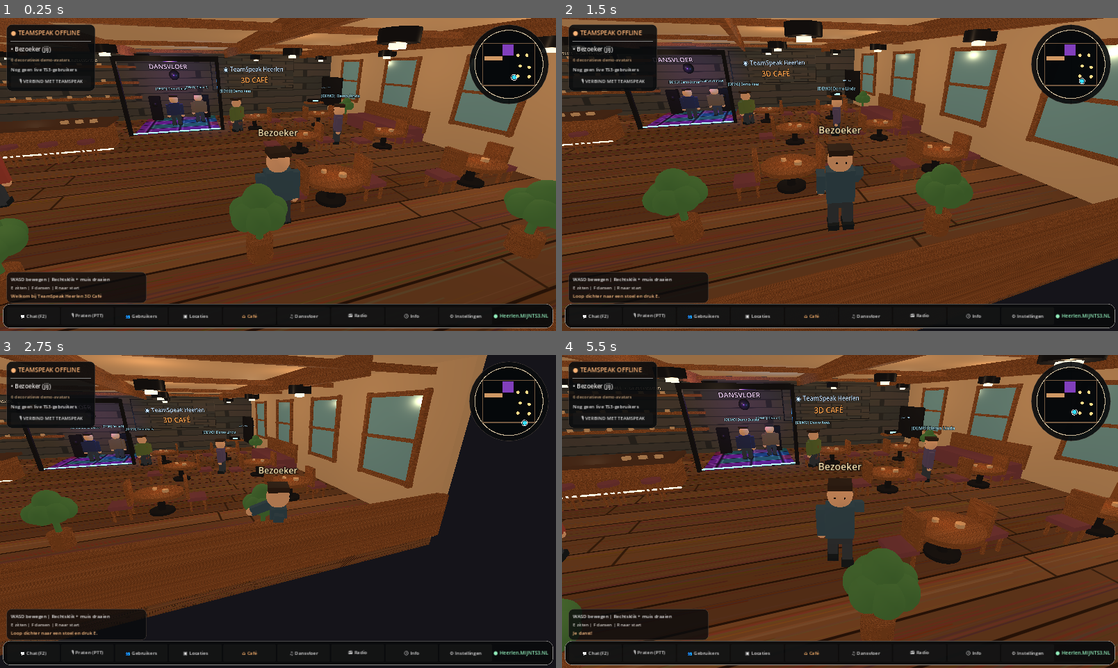
Above: before the commit, frames 1-4 (two rows, left to right).
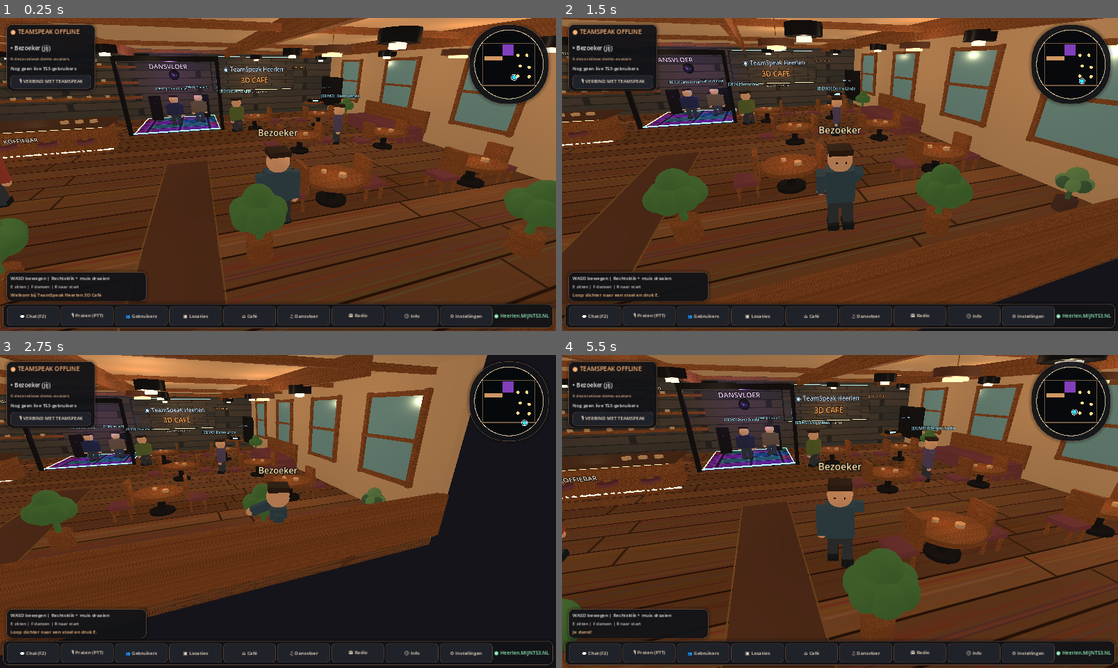
Above: after the commit, the same moments.

Repository: michiel66/TS-Heerlen-3D-Cafe
Game: Godot game, scene res://scenes/main.tscn
Same seed, same stepped clock (60 frames per second), same inputs: the game is played once before the commit and once after it.
Inputs (mouse positions are in pixels of both pictures, inside the frame that each line leads up to):
- Up to frame 1 (0.25 s): no input
- Up to frame 2 (1.5 s): tap Enter at 0.5 s; move the mouse to (962, 158) at 0.52 s; hold D (move_right) 0.53-1.28 s; hold F (emote) 0.53-1.28 s; click (962, 158) at 0.67 s; move the mouse to (728, 190) at 1.27 s; hold S (move_backward) from 1.28 s (still down); tap E (interact) at 1.35 s
- Up to frame 3 (2.75 s): move the mouse to (333, 442) at 2.02 s; release S (move_backward) at 2.03 s; hold D (move_right) from 2.03 s (still down); tap V at 2.1 s
- Up to frame 4 (5.5 s): move the mouse to (812, 574) at 2.77 s; release D (move_right) at 2.78 s; hold W (move_forward) 2.78-3.53 s; tap F (emote) at 2.85 s; click (812, 574) at 2.92 s; move the mouse to (1006, 558) at 3.52 s; hold E (interact) 3.53-4.28 s; hold A (move_left) 3.53-5.03 s; move the mouse to (673, 464) at 4.27 s; tap V at 4.35 s; move the mouse to (867, 511) at 5.02 s; hold S (move_backward) from 5.03 s (still down); hold F (emote) from 5.03 s (still down); click (867, 511) at 5.17 s

The runs differ from the first frame. In frame 1, 6.5% of the frame differs, in the area x 0-100%, y 0-100%; in frame 2, 6.5%; in frame 3, 4.7%; in frame 4, 5.9%.

Commit message:
Add files via upload

Diff:
--- a/scenes/main.tscn
+++ b/scenes/main.tscn
@@ -1,6 +1,7 @@
-[gd_scene load_steps=2 format=3]
+[gd_scene load_steps=3 format=3]
 
 [ext_resource type="Script" path="res://scripts/main.gd" id="1_main"]
+[ext_resource type="Script" path="res://scripts/cafe_look.gd" id="2_look"]
 
 [node name="TeamSpeakHeerlenCafe" type="Node3D"]
 script = ExtResource("1_main")
@@ -29,3 +30,6 @@
 text = "TEAMSpeak HEERLEN 3D CAFE\n\nDe 3D-wereld is niet gestart.\nGebruik de nieuwste v0.2.1 Setup.exe.\nAls dit scherm blijft staan, meld de fout bij GitHub."
 horizontal_alignment = 1
 vertical_alignment = 1
+
+[node name="CafeLookUpgrade" type="Node3D" parent="."]
+script = ExtResource("2_look")
--- /dev/null
+++ b/scripts/cafe_look.gd
@@ -0,0 +1,207 @@
+extends Node3D
+## TeamSpeak Heerlen 3D Café – uiterlijke update v0.5
+## Staat los van TeamSpeak, online gebruikers, microfoon en PTT.
+## Gebruikt uitsluitend Godot 4.x-procedurele vormen en materialen.
+
+const DARK := Color("171b22")
+const PANEL := Color("20222a")
+const AMBER := Color("ffae58")
+const BRASS := Color("c58d4d")
+const WARM_WHITE := Color("f6e3c9")
+
+var glow_time := 0.0
+var decorative_lights: Array[OmniLight3D] = []
+
+func _ready() -> void:
+    # Het hoofdscript maakt de caféwereld en HUD in zijn eigen _ready().
+    # Met call_deferred komen wij er pas daarna aan.
+    call_deferred("_install")
+
+func _install() -> void:
+    var game := get_parent()
+    var cafe := game.get_node_or_null("CafeWorld") as Node3D
+    var hud := game.get_node_or_null("CafeHUD") as CanvasLayer
+
+    if cafe != null:
+        _decorate_cafe(cafe)
+    if hud != null:
+        _restyle_hud(hud)
+
+    print("HEERLEN LOOK v0.5: decoratie en bediening geladen")
+
+func _material(color: Color, metallic: float = 0.0, shine: float = 0.0) -> StandardMaterial3D:
+    var result := StandardMaterial3D.new()
+    result.albedo_color = color
+    result.metallic = metallic
+    result.roughness = 0.42 if metallic > 0.0 else 0.79
+    if shine > 0.0:
+        result.emission_enabled = true
+        result.emission = color
+        result.emission_energy_multiplier = shine
+    return result
+
+func _box(world: Node3D, position: Vector3, size: Vector3, mat: Material) -> void:
+    var part := MeshInstance3D.new()
+    var mesh := BoxMesh.new()
+    mesh.size = size
+    part.mesh = mesh
+    part.material_override = mat
+    part.position = position
+    world.add_child(part)
+
+func _cylinder(world: Node3D, position: Vector3, radius: float, height: float, mat: Material) -> void:
+    var part := MeshInstance3D.new()
+    var mesh := CylinderMesh.new()
+    mesh.top_radius = radius
+    mesh.bottom_radius = radius
+    mesh.height = height
+    part.mesh = mesh
+    part.material_override = mat
+    part.position = position
+    world.add_child(part)
+
+func _sphere(world: Node3D, position: Vector3, radius: float, mat: Material) -> void:
+    var part := MeshInstance3D.new()
+    var mesh := SphereMesh.new()
+    mesh.radius = radius
+    mesh.height = 2.0 * radius
+    part.mesh = mesh
+    part.material_override = mat
+    part.position = position
+    world.add_child(part)
+
+func _sign(world: Node3D, message: String, position: Vector3, font_size: int, ink: Color) -> void:
+    var label := Label3D.new()
+    label.text = message
+    label.font_size = font_size
+    label.pixel_size = 0.007
+    label.outline_size = 10
+    label.modulate = ink
+    label.position = position
+    world.add_child(label)
+
+func _warm_light(world: Node3D, pos: Vector3, strength: float, distance: float) -> void:
+    var lamp := OmniLight3D.new()
+    lamp.position = pos
+    lamp.light_color = Color("ffbd80")
+    lamp.light_energy = strength
+    lamp.omni_range = distance
+    lamp.shadow_enabled = false
+    world.add_child(lamp)
+    decorative_lights.append(lamp)
+
+func _plant(world: Node3D, pos: Vector3, scale: float) -> void:
+    var pot := _material(Color("4b342d"))
+    var leaves := _material(Color("416649"))
+    var highlights := _material(Color("64905e"))
+    _cylinder(world, pos + Vector3(0, 0.25 * scale, 0), 0.32 * scale, 0.46 * scale, pot)
+    _cylinder(world, pos + Vector3(0, 0.68 * scale, 0), 0.07 * scale, 0.62 * scale, leaves)
+    for i in range(7):
+        var angle := float(i) * TAU / 7.0
+        var offset := Vector3(cos(angle), 0.0, sin(angle)) * 0.30 * scale
+        _sphere(world, pos + Vector3(0, 1.09 * scale, 0) + offset, 0.22 * scale, leaves if i % 2 == 0 else highlights)
+    _sphere(world, pos + Vector3(0, 1.34 * scale, 0), 0.30 * scale, highlights)
+
+func _decorate_cafe(world: Node3D) -> void:
+    var brass := _material(BRASS, 0.65)
+    var wood := _material(Color("573628"))
+    var velvet := _material(Color("542c37"))
+    var gold_light := _material(AMBER, 0.0, 2.1)
+    var blue_light := _material(Color("48a8ff"), 0.0, 2.5)
+    var cream := _material(Color("e5cba2"))
+
+    # Warme lichtlijnen langs de voorkant van de koffiebar.
+    _box(world, Vector3(-7.45, 1.17, -1.84), Vector3(7.9, 0.045, 0.045), gold_light)
+    _box(world, Vector3(-7.45, 0.16, -1.84), Vector3(7.9, 0.035, 0.035), brass)
+    _sign(world, "☕  HEERLEN  •  KOFFIEBAR", Vector3(-7.3, 0.80, -1.835), 31, WARM_WHITE)
+
+    # Extra warme details bij de trap-/barstools.
+    for x in [-10.4, -9.1, -7.8, -6.5, -5.2, -3.9]:
+        _cylinder(world, Vector3(x, 0.84, -0.95), 0.295, 0.025, velvet)
+        _cylinder(world, Vector3(x, 0.89, -0.95), 0.12, 0.012, brass)
+
+    # Decoratief looppad vanuit de ingang richting bar.
+    _box(world, Vector3(0.0, 0.003, 4.35), Vector3(1.55, 0.014, 7.4), wood)
+    _box(world, Vector3(-0.80, 0.014, 4.35), Vector3(0.028, 0.016, 7.4), brass)
+    _box(world, Vector3(0.80, 0.014, 4.35), Vector3(0.028, 0.016, 7.4), brass)
+
+    # Tegenlicht achter het bestaande TeamSpeak Heerlen-bord.
+    _box(world, Vector3(5.15, 4.28, -9.59), Vector3(6.0, 0.042, 0.035), blue_light)
+    _box(world, Vector3(5.15, 1.93, -9.59), Vector3(6.0, 0.042, 0.035), gold_light)
+    _sign(world, "LIVE VOICE  •  TEAMSPEAK", Vector3(5.15, 1.73, -9.55), 23, WARM_WHITE)
+    _warm_light(world, Vector3(5.15, 3.25, -8.6), 0.68, 4.0)
+
+    # Twee extra hanglampen bij de zithoek, met metalen frame.
+    for x in [4.1, 8.3]:
+        _cylinder(world, Vector3(x, 4.32, 4.6), 0.012, 0.55, brass)
+        _cylinder(world, Vector3(x, 4.01, 4.6), 0.46, 0.16, wood)
+        _cylinder(world, Vector3(x, 3.89, 4.6), 0.25, 0.07, gold_light)
+        _warm_light(world, Vector3(x, 3.83, 4.6), 0.75, 4.0)
+
+    # Decoratieve raamlichtstroken; geen wijzigingen aan botsingen.
+    for z in [-6.5, -1.5, 3.5, 7.8]:
+        _box(world, Vector3(11.70, 3.98, z), Vector3(0.06, 0.04, 2.26), brass)
+
+    # Kamerplanten op plekken buiten de hoofdlooppaden.
+    _plant(world, Vector3(-10.85, 0.0, 8.65), 0.72)
+    _plant(world, Vector3(10.72, 0.0, 8.65), 0.74)
+    _plant(world, Vector3(-10.85, 0.0, -7.2), 0.64)
+
+    # Randverlichting langs de dansvloer.
+    _box(world, Vector3(-0.6, 0.10, -9.53), Vector3(4.75, 0.045, 0.045), blue_light)
+    _box(world, Vector3(-2.98, 0.10, -7.2), Vector3(0.045, 0.045, 4.5), gold_light)
+    _box(world, Vector3(1.78, 0.10, -7.2), Vector3(0.045, 0.045, 4.5), blue_light)
+
+    # Borden boven de radiohoek.
+    _sign(world, "27MC  •  ON AIR", Vector3(8.92, 3.55, -9.65), 24, AMBER)
+    _cylinder(world, Vector3(9.65, 1.18, -8.4), 0.10, 0.12, brass)
+    _cylinder(world, Vector3(9.95, 1.18, -8.4), 0.10, 0.12, brass)
+    _cylinder(world, Vector3(10.25, 1.18, -8.4), 0.10, 0.12, brass)
+
+func _style_box(fill: Color, edge: Color, radius: int = 12, border: int = 1) -> StyleBoxFlat:
+    var s := StyleBoxFlat.new()
+    s.bg_color = fill
+    s.border_color = edge
+    s.border_width_left = border
+    s.border_width_right = border
+    s.border_width_top = border
+    s.border_width_bottom = border
+    s.corner_radius_top_left = radius
+    s.corner_radius_top_right = radius
+    s.corner_radius_bottom_left = radius
+    s.corner_radius_bottom_right = radius
+    s.content_margin_left = 11
+    s.content_margin_right = 11
+    s.content_margin_top = 7
+    s.content_margin_bottom = 7
+    return s
+
+func _restyle_hud(hud: CanvasLayer) -> void:
+    _style_controls(hud)
+
+func _style_controls(node: Node) -> void:
+    if node is PanelContainer:
+        var panel := node as PanelContainer
+        var is_minimap := panel.anchor_left == 1.0 and panel.anchor_right == 1.0
+        var style := _style_box(Color(0.070, 0.075, 0.091, 0.93), Color("765843"), 100 if is_minimap else 15)
+        style.shadow_color = Color(0.0, 0.0, 0.0, 0.25)
+        style.shadow_size = 9
+        panel.add_theme_stylebox_override("panel", style)
+    elif node is Button:
+        var button := node as Button
+        button.add_theme_stylebox_override("normal", _style_box(PANEL, Color("624936"), 10))
+        button.add_theme_stylebox_override("hover", _style_box(Color("3a302d"), AMBER, 10, 2))
+        button.add_theme_stylebox_override("pressed", _style_box(Color("533924"), AMBER, 10, 2))
+        button.add_theme_stylebox_override("disabled", _style_box(DARK, Color("35343a"), 10))
+        button.add_theme_color_override("font_color", WARM_WHITE)
+        button.add_theme_color_override("font_hover_color", AMBER)
+        button.add_theme_color_override("font_pressed_color", Color("fff1d3"))
+    elif node is LineEdit:
+        var entry := node as LineEdit
+        entry.add_theme_stylebox_override("normal", _style_box(Color("181b21"), Color("8c6945"), 9))
+        entry.add_theme_stylebox_override("focus", _style_box(Color("222125"), AMBER, 9, 2))
+        entry.add_theme_color_override("font_color", WARM_WHITE)
+        entry.add_theme_color_override("font_placeholder_color", Color("9e978f"))
+
+    for child in node.get_children():
+        _style_controls(child)
Not shown, changed: START-HIER.txt
